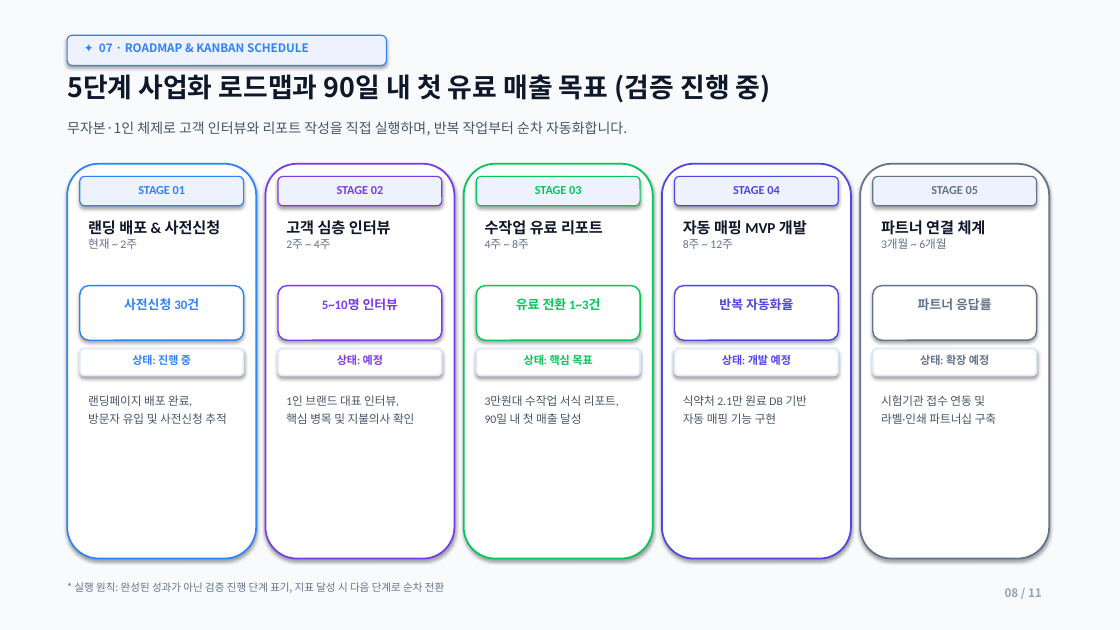
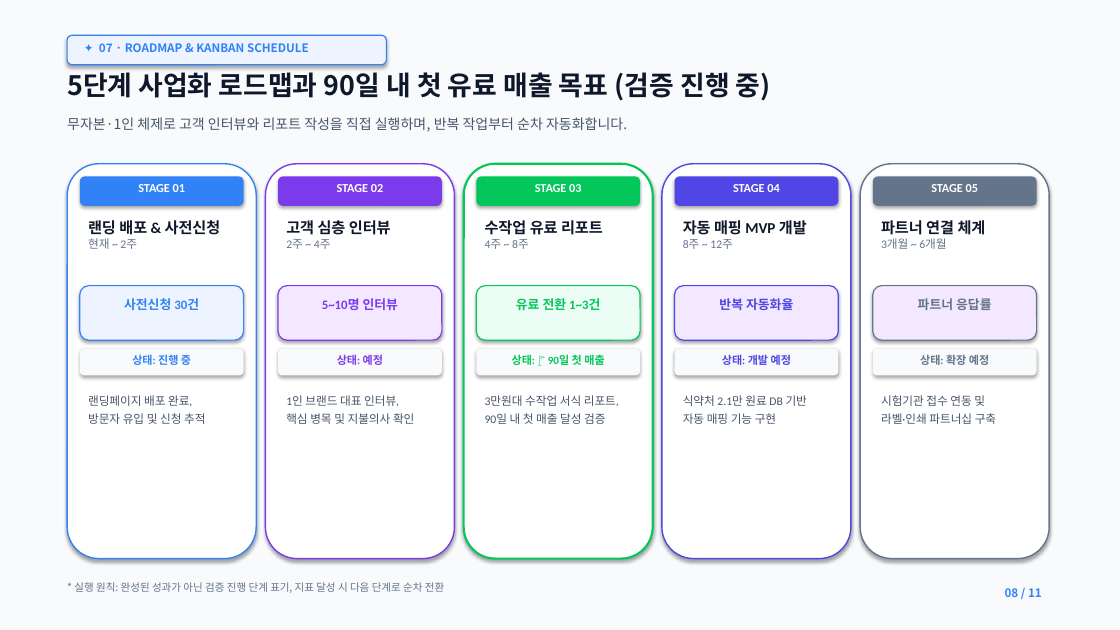
Before and after one commit to lita-lilith16/formu-landing, a slide deck: slide 8 of public/formu_pitch_deck.pptx. Drawn at 1120x630 pixels with LibreOffice and Linux fonts; fonts in the diff are those of the drawing. Boxes give left, top, right and bottom in pixels: in the first picture for what was removed or moved away, otherwise in the second. Text is boxed around its words. In the diff, an @@ line names an element or a change of style, - is before the commit and + after.

```diff
--- a/public/formu_pitch_deck.pptx
+++ b/public/formu_pitch_deck.pptx
@@ text "5단계 사업화 로드맵과 90일 내 ..." rewrapped from box(67, 74, 771, 103) to box(67, 68, 771, 101) @@
@@ text "무자본·1인 체제로 고객 인터뷰와 리포트 ...": place and size @@
-text "무자본·1인 체제로 고객 인터뷰와 리포트 ..." at box(67, 121, 627, 136)
+text "무자본·1인 체제로 고객 인터뷰와 리포트 ..." at box(67, 117, 627, 132)
@@ rounded rectangle at box(67, 164, 256, 559): outline #3182F6 1.5 pt to #3182F6 1.2 pt @@
@@ text "STAGE 01" at box(138, 184, 185, 192): text colour #3182F6 to #FFFFFF @@
@@ rounded rectangle at box(80, 176, 244, 206): fill #EEF2FF to #3182F6; outline #3182F6 1 pt to none @@
@@ rounded rectangle at box(266, 164, 455, 559): outline #7C3AED 1.5 pt to #7C3AED 1.2 pt @@
@@ text "STAGE 02" at box(337, 184, 383, 192): text colour #7C3AED to #FFFFFF @@
@@ rounded rectangle at box(278, 176, 442, 206): fill #EEF2FF to #7C3AED; outline #7C3AED 1 pt to none @@
@@ rounded rectangle at box(464, 164, 653, 559): outline #03C75A 1.5 pt to #03C75A 1.8 pt @@
@@ text "STAGE 03" at box(535, 184, 581, 192): text colour #03C75A to #FFFFFF @@
@@ rounded rectangle at box(476, 176, 640, 206): fill #EEF2FF to #03C75A; outline #03C75A 1 pt to none @@
@@ rounded rectangle at box(662, 164, 851, 559): outline #4F46E5 1.5 pt to #4F46E5 1.2 pt @@
@@ text "STAGE 04" at box(733, 184, 779, 192): text colour #4F46E5 to #FFFFFF @@
@@ rounded rectangle at box(675, 176, 839, 206): fill #EEF2FF to #4F46E5; outline #4F46E5 1 pt to none @@
@@ rounded rectangle at box(860, 164, 1049, 559): outline #64748B 1.5 pt to #64748B 1.2 pt @@
@@ text "STAGE 05" at box(931, 184, 978, 192): text colour #64748B to #FFFFFF @@
@@ rounded rectangle at box(873, 176, 1037, 206): fill #EEF2FF to #64748B; outline #64748B 1 pt to none @@
@@ rounded rectangle at box(80, 286, 244, 340): fill #FFFFFF to #EEF4FF; outline #3182F6 1.2 pt to #3182F6 1 pt @@
@@ rounded rectangle at box(278, 286, 442, 340): fill #FFFFFF to #F3E8FF; outline #7C3AED 1.2 pt to #7C3AED 1 pt @@
@@ rounded rectangle at box(476, 286, 640, 340): fill #FFFFFF to #ECFDF5; outline #03C75A 1.2 pt to #03C75A 1 pt @@
@@ rounded rectangle at box(675, 286, 839, 340): fill #FFFFFF to #F3E8FF; outline #4F46E5 1.2 pt to #4F46E5 1 pt @@
@@ rounded rectangle at box(873, 286, 1037, 340): fill #FFFFFF to #F3E8FF; outline #64748B 1.2 pt to #64748B 1 pt @@
@@ text at box(512, 353, 604, 368): text changed @@
-상태: 핵심 목표
+상태: 🚩 90일 첫 매출
@@ fill #FFFFFF to #F8FAFC; outline #E0E7FF 1.5 pt to none in 5 elements at box(80, 349, 244, 376), box(278, 349, 442, 376), box(476, 349, 640, 376), box(675, 349, 839, 376), box(873, 349, 1037, 376) @@
@@ text at box(88, 395, 205, 424): text changed @@
-랜딩페이지 배포 완료,
-방문자 유입 및 사전신청 추적
+랜딩페이지 배포 완료,
+방문자 유입 및 신청 추적
@@ text at box(485, 395, 619, 424): text changed @@
-3만원대 수작업 서식 리포트,
-90일 내 첫 매출 달성
+3만원대 수작업 서식 리포트,
+90일 내 첫 매출 달성 검증
@@ text "08 / 11" at box(1005, 588, 1042, 597): text colour #94A3B8 to #3182F6 @@
```
Also in this commit, not shown: 10 other slides changed, 1 other file.
